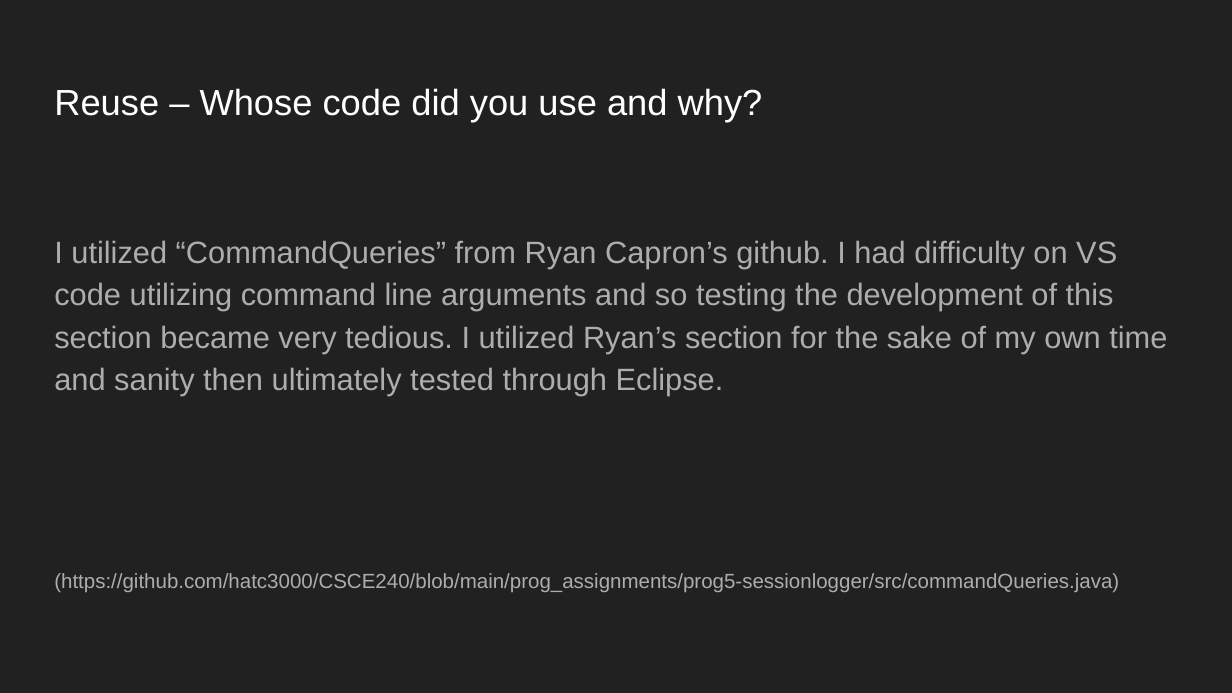
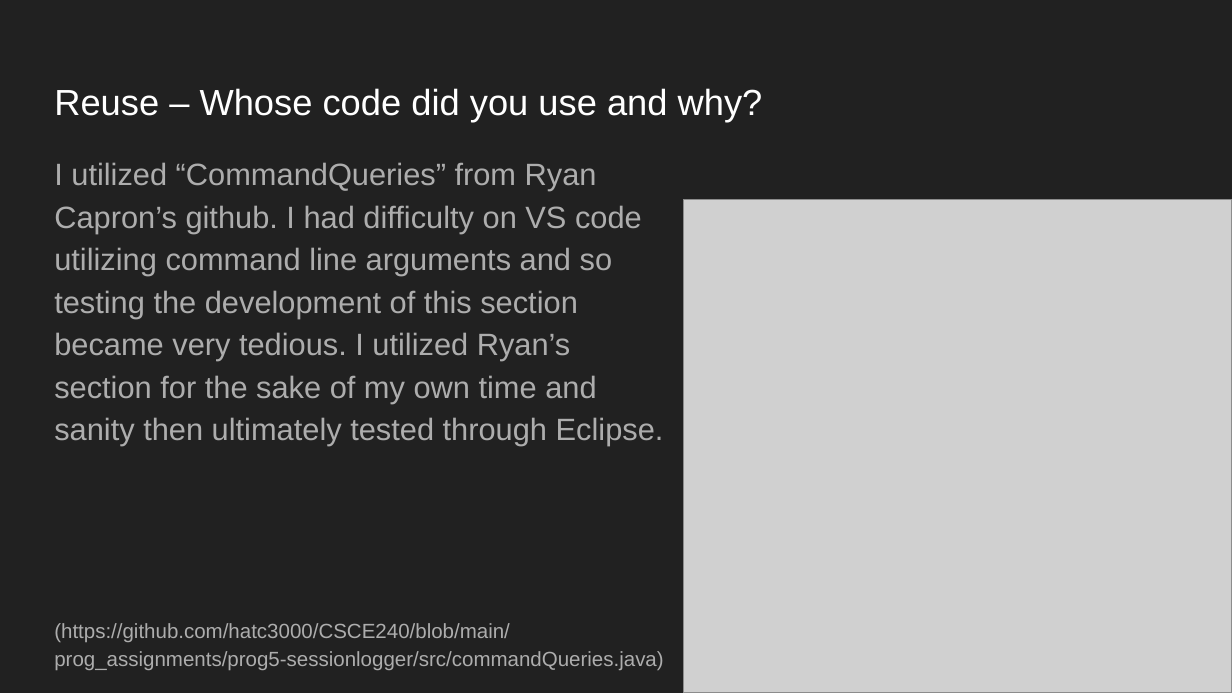
Before and after one commit to TidwelB/240, a slide deck: slide 9 of myrep-chatbot/doc/my-RepFinalPres.pptx. Drawn at 1232x693 pixels with LibreOffice and Linux fonts; fonts in the diff are those of the drawing; grey boxes stand for pictures. Boxes give left, top, right and bottom in pixels: in the first picture for what was removed or moved away, otherwise in the second. Text is boxed around its words. In the diff, an @@ line names an element or a change of style, - is before the commit and + after.

```diff
--- a/myrep-chatbot/doc/my-RepFinalPres.pptx
+++ b/myrep-chatbot/doc/my-RepFinalPres.pptx
@@ text "I utilized “CommandQueries” from Ryan ..." rewrapped from (x1=54, y1=240, x2=1167, y2=592) to (x1=54, y1=162, x2=664, y2=670) @@
@@ picture added at (x1=684, y1=200, x2=1232, y2=693) @@
```
